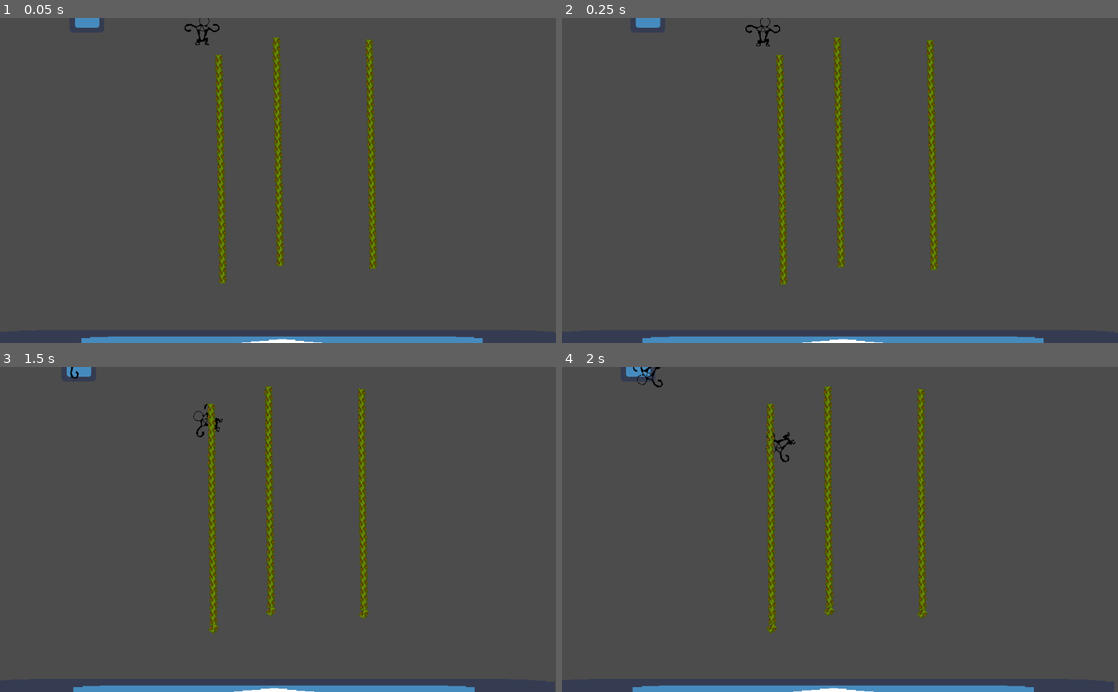
Above: before the commit, frames 1-4 (two rows, left to right).
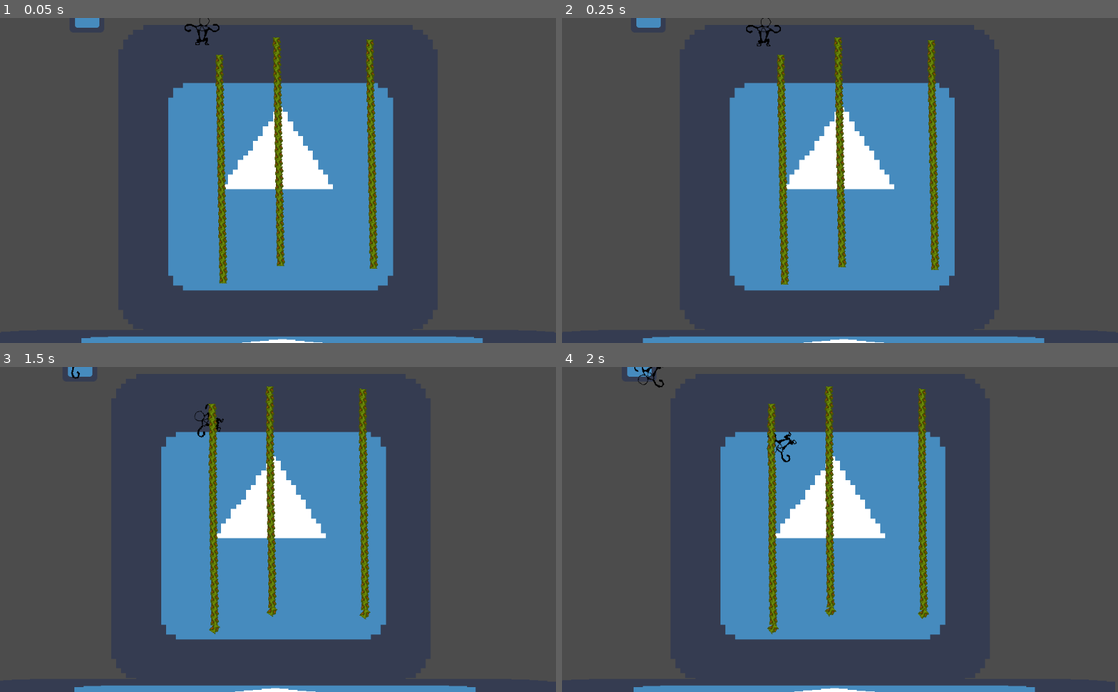
Above: after the commit, the same moments.

Repository: 2S-2-Semanas/gmtk2021
Game: Godot game, scene res://sandbox/SandboxScene.tscn
The game is run twice, just before and just after one commit, with the same random seed, the same clock (stepped at 60 frames per second) and the same inputs. The engine's default icon, where the game draws it, is replaced by a stand-in: a white triangle on a blue panel in a dark square.
Inputs:
- Up to frame 1 (0.05 s): no input
- Up to frame 2 (0.25 s): no input
- Up to frame 3 (1.5 s): hold Space (grab) 0.53-1.28 s; hold Right (ui_right) from 0.53 s (still down); tap Space (grab) at 1.35 s
- Up to frame 4 (2 s): keep holding Right (ui_right)

The runs differ from the first frame. In frame 1, 24% of the frame differs, in the area x 16-71%, y 6-100%; in frame 2, 25%; in frame 3, 25%, in the area x 12-86%, y 0-100%; in frame 4, 25%.

Commit message:
Camera zoom when grabbed

Diff:
--- /dev/null
+++ b/event_bus.gd
@@ -0,0 +1,18 @@
+extends Node
+
+# This class is a hub for signals that need to be global.
+
+# All nodes can connect/emit this signals
+
+# This way, we can e.g. update UI nodes with signals that are emited in game,
+# such as losing lives, gaining points, and having a game over,
+# and also control the game with the UI buttons.
+# Or at least thats the idea I think. I saw it first on a youtube video but is
+# mainly taken from here https://gdscript.com/solutions/signals-godot/
+
+# Tell Godot to ignore warnings of unused signals
+#warning-ignore:unused_signal
+
+signal game_over
+
+signal monkey_grabbed
--- a/monkey/CameraMovement.gd
+++ b/monkey/CameraMovement.gd
@@ -1,6 +1,7 @@
 extends Camera2D
 
 const SPEED: int = 10
+
 # Declare member variables here. Examples:
 # var a: int = 2
 # var b: String = "text"
@@ -8,13 +9,14 @@
 
 # Called when the node enters the scene tree for the first time.
 func _ready() -> void:
-	pass # Replace with function body.
+	event_bus.connect('monkey_grabbed', self, '_on_monkey_grabbed')
 
 func _process(delta: float) -> void:
 	var velocity = Vector2();
 	velocity.x +=1;
 	velocity = velocity * SPEED;
 	position += velocity *delta;
-# Called every frame. 'delta' is the elapsed time since the previous frame.
-#func _process(delta: float) -> void:
-#	pass
+
+func _on_monkey_grabbed():
+	self.zoom.x += 0.1
+	self.zoom.y += 0.1
--- a/monkey/Monkey.gd
+++ b/monkey/Monkey.gd
@@ -39,6 +39,7 @@
 	var monkey = body as Monkey
 	if (monkey != null):
 		right_monkey = monkey
+		event_bus.emit_signal('monkey_grabbed')
 
 	right_pin_joint.position = $RightArmPosition2D.position
 	right_pin_joint.node_a = get_path()
@@ -55,6 +56,7 @@
 	var monkey = body as Monkey
 	if (monkey != null):
 		left_monkey = monkey
+		event_bus.emit_signal('monkey_grabbed')
 	left_pin_joint.position = $LeftArmPosition2D.position
 	left_pin_joint.node_a = get_path()
 	left_pin_joint.node_b = body.get_path()
--- a/project.godot
+++ b/project.godot
@@ -24,6 +24,10 @@
 run/main_scene="res://sandbox/SandboxScene.tscn"
 config/icon="res://icon.png"
 
+[autoload]
+
+event_bus="*res://event_bus.gd"
+
 [input]
 
 grab={
--- a/sandbox/SandboxScene.tscn
+++ b/sandbox/SandboxScene.tscn
@@ -1,12 +1,26 @@
-[gd_scene load_steps=6 format=2]
+[gd_scene load_steps=7 format=2]
 
 [ext_resource path="res://monkey/Monkey.tscn" type="PackedScene" id=1]
 [ext_resource path="res://sandbox/Ground.tscn" type="PackedScene" id=2]
 [ext_resource path="res://sandbox/Rock.tscn" type="PackedScene" id=3]
 [ext_resource path="res://monkey/CameraMovement.gd" type="Script" id=4]
 [ext_resource path="res://liana/Liana.tscn" type="PackedScene" id=5]
+[ext_resource path="res://icon.png" type="Texture" id=7]
 
 [node name="Sandbox" type="Node2D"]
+
+[node name="Node2D" type="Node2D" parent="."]
+position = Vector2( 516.568, 299.861 )
+
+[node name="Camera2D" type="Camera2D" parent="Node2D"]
+current = true
+smoothing_enabled = true
+script = ExtResource( 4 )
+
+[node name="Sprite" type="Sprite" parent="Node2D"]
+position = Vector2( 6.10352e-05, -1.88776 )
+scale = Vector2( 9.19991, 8.90495 )
+texture = ExtResource( 7 )
 
 [node name="Ground" parent="." instance=ExtResource( 2 )]
 position = Vector2( 516.188, 608.112 )
@@ -20,13 +34,6 @@
 [node name="Monkey2" parent="." instance=ExtResource( 1 )]
 position = Vector2( 377.047, 17.3066 )
 
-[node name="Node2D" type="Node2D" parent="."]
-position = Vector2( 516.568, 299.861 )
-
-[node name="Camera2D" type="Camera2D" parent="Node2D"]
-current = true
-script = ExtResource( 4 )
-
 [node name="Liana" parent="." instance=ExtResource( 5 )]
 position = Vector2( 407.944, 61.6606 )
 
